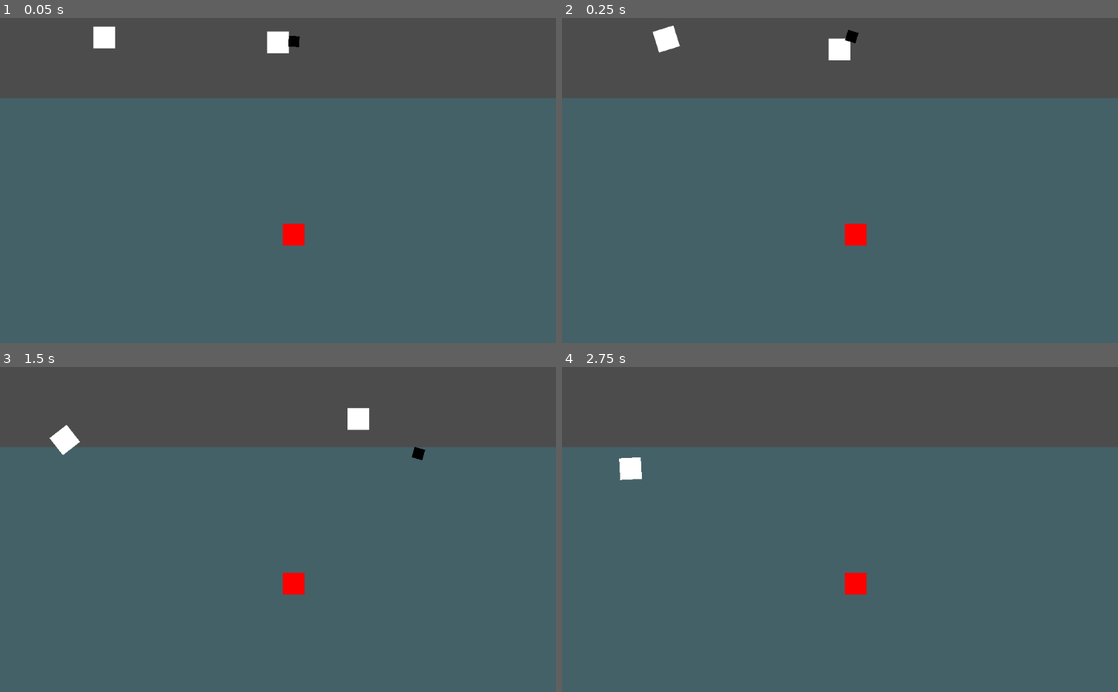
Above: before the commit, frames 1-4 (two rows, left to right).
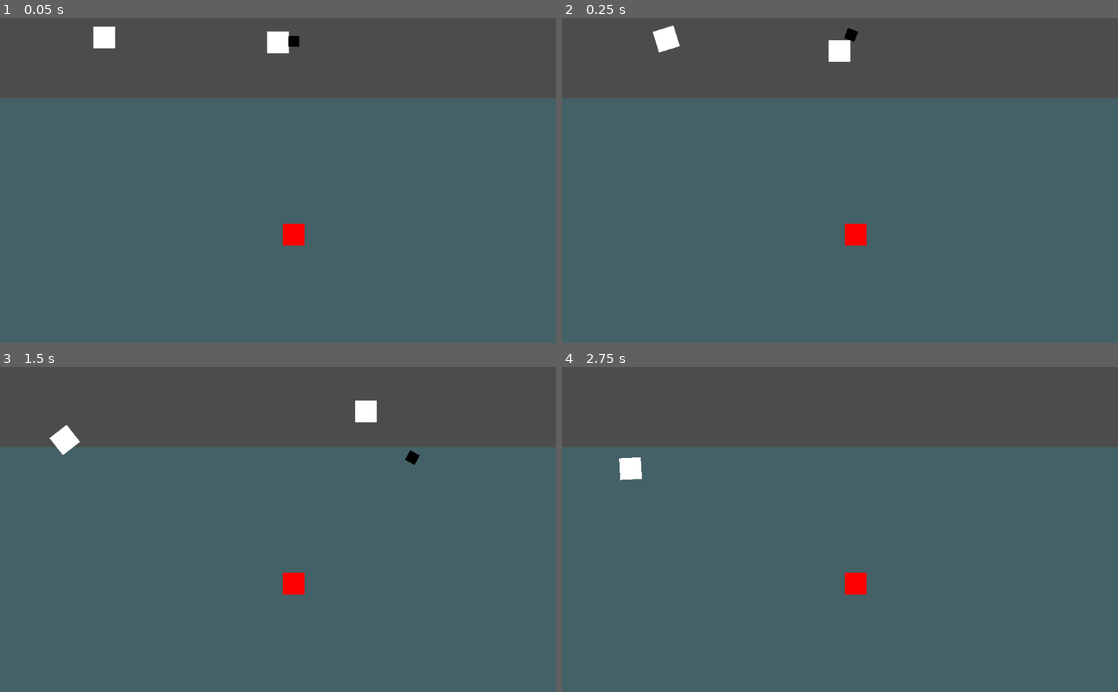
Above: after the commit, the same moments.

Repository: its-dlh/brackeys-2023.2
Game: Godot game, scene res://World/World.tscn
Same seed, same stepped clock (60 frames per second), same inputs: the game is played once before the commit and once after it.
Inputs (mouse positions are in pixels of both pictures, inside the frame that each line leads up to):
- Up to frame 1 (0.05 s): no input
- Up to frame 2 (0.25 s): no input
- Up to frame 3 (1.5 s): move the mouse to (400, 513) at 0.52 s; hold Right (ui_right) 0.53-1.28 s; click (400, 513) at 0.67 s; move the mouse to (166, 545) at 1.27 s; hold Down (ui_down) from 1.28 s (still down); click (166, 545) at 1.42 s
- Up to frame 4 (2.75 s): move the mouse to (895, 458) at 2.02 s; release Down (ui_down) at 2.03 s; hold Right (ui_right) from 2.03 s (still down); click (895, 458) at 2.17 s

The runs differ from the first frame. In frame 1, less than 0.1% of the frame differs, in the area x 51-54%, y 5-9%; in frame 2, less than 0.1%; in frame 3, 0.4%, in the area x 62-77%, y 10-31%; in frame 4, nothing differs.

Commit message:
Fire the anchor

Diff:
--- a/Player/RigidPlayer.gd
+++ b/Player/RigidPlayer.gd
@@ -11,17 +11,22 @@
 	stuck
 }
 
-func look_follow(state, current_position, target_position):
-	var target_angle: int = rad2deg( atan2(target_position.y - current_position.y, target_position.x - current_position.x) )
-	var current_angle: int = rotation_degrees
-	var difference = (target_angle - current_angle + 180) % 360 - 180
+func _ready():
+	chain.pause_mode = Node.PAUSE_MODE_STOP
 
-	state.set_angular_velocity(difference * 1)
-
-func _integrate_forces(state):
-	look_follow(state, global_position, get_global_mouse_position())
+func _physics_process(delta):
+	# hook.look_at(get_global_mouse_position())
+	pass
 
 func _input(event):
 	if event is InputEventMouseButton and event.button_index == BUTTON_LEFT and event.pressed:
 		var impulse_vector = Vector2(500, 0).rotated(rotation)
 		hook.apply_impulse(Vector2(), impulse_vector)
+		print("click")
+
+
+func _on_Anchor_body_entered(body):
+	print(body)
+	print("body entered")
+	# process the collision
+	chain.pause_mode = Node.PAUSE_MODE_PROCESS
--- a/Player/RigidPlayer.tscn
+++ b/Player/RigidPlayer.tscn
@@ -44,4 +44,6 @@
 node_a = NodePath("../RigidPlayer")
 node_b = NodePath("../Anchor")
 length = 70.0
-rest_length = 20.0
+rest_length = 10.0
+
+[connection signal="body_entered" from="Anchor" to="." method="_on_Anchor_body_entered"]
--- a/World/World.tscn
+++ b/World/World.tscn
@@ -43,6 +43,8 @@
 [node name="Target" type="RigidBody2D" parent="."]
 position = Vector2( 425, 360 )
 gravity_scale = 0.0
+[node name="Target" type="StaticBody2D" parent="."]
+position = Vector2( 590, 130 )
 __meta__ = {
 "_edit_group_": true
 }
